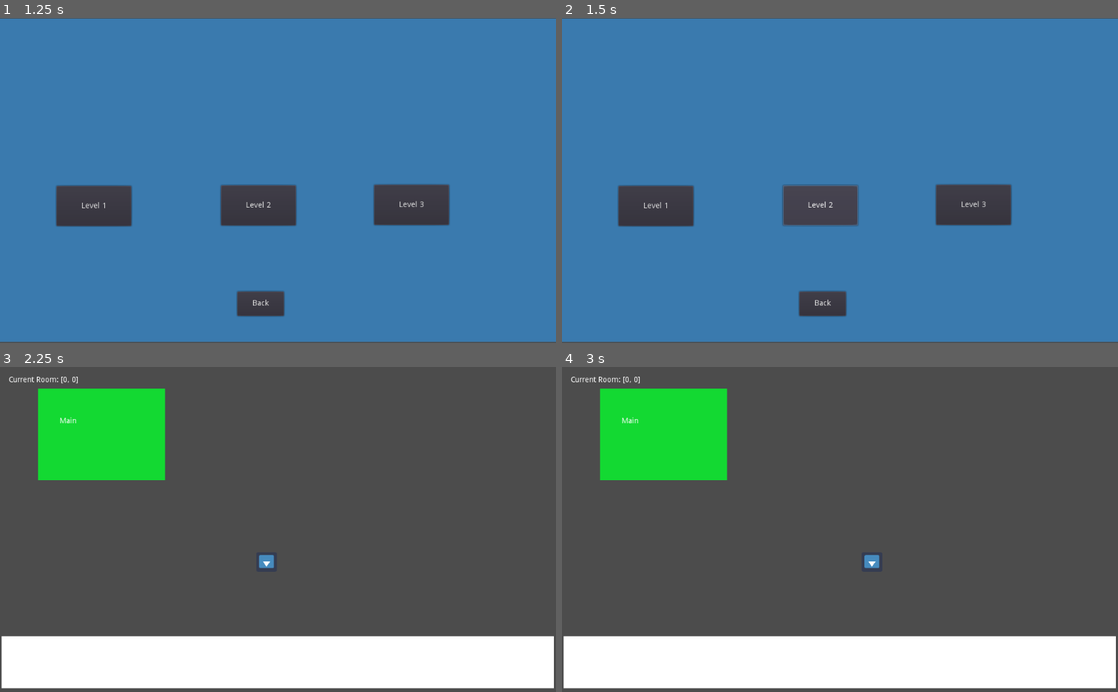
Above: before the commit, frames 1-4 (two rows, left to right).
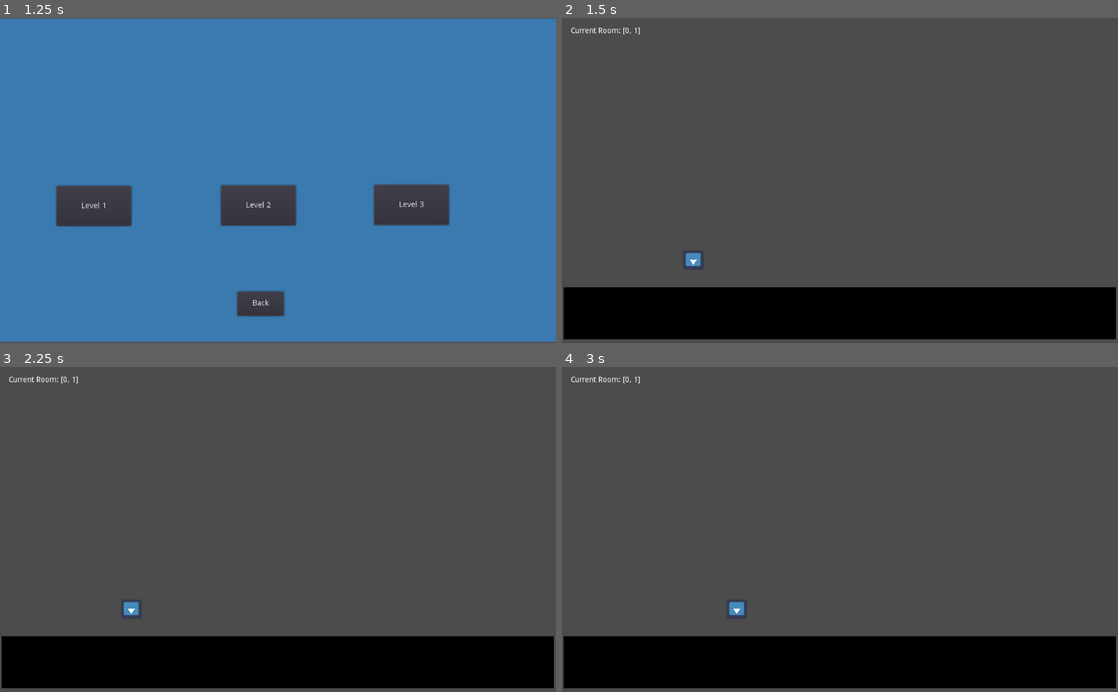
Above: after the commit, the same moments.

Repository: nygren23/GameJam2022
Game: Godot game, scene res://StartScreen.tscn
The game is run twice, just before and just after one commit, with the same random seed, the same clock (stepped at 60 frames per second) and the same inputs. The engine's default icon, where the game draws it, is replaced by a stand-in: a white triangle on a blue panel in a dark square.
Inputs (mouse positions are in pixels of both pictures, inside the frame that each line leads up to):
- Up to frame 1 (1.25 s): click "Level Select" at 0.5 s
- Up to frame 2 (1.5 s): click "Level 2" at 1.25 s
- Up to frame 3 (2.25 s): click (94, 555) at 2 s, where only the run before the commit has a clickable "Level 1"
- Up to frame 4 (3 s): tap Enter at 2.75 s; hold D (move_right) from 2.78 s (still down); tap Space (spacebar) at 2.85 s

Frame 1 is identical in both runs. In frame 2, 95% of the frame differs, in the area x 0-100%, y 0-100%; in frame 3, 23%; in frame 4, 23%.
Error in both runs: Attempt to call function 'play' in base 'null instance' on a null instance. (res://Player.gd:26)

Commit message:
added level 2

Diff:
--- a/CrossRoom.gd
+++ b/CrossRoom.gd
@@ -21,8 +21,6 @@
 		var objective = preload("res://Objective.tscn").instance()
 		objective.position = Vector2 (250, 75)
 		add_child(objective)
-
-
 
 	$UI/Position.text = "Current Room: " +  str(Global.curPos)
 
--- a/EndScene.tscn
+++ b/EndScene.tscn
@@ -17,11 +17,11 @@
 margin_bottom = 141.0
 text = "You Died. Too much caffiene"
 
-[node name="Button" type="Button" parent="."]
+[node name="MainMenu" type="Button" parent="."]
 margin_left = 410.0
 margin_top = 219.0
 margin_right = 579.0
 margin_bottom = 273.0
 text = "Main Menu"
 
-[connection signal="pressed" from="Button" to="." method="_on_Button_pressed"]
+[connection signal="pressed" from="MainMenu" to="." method="_on_Button_pressed"]
--- a/GlobalStats.gd
+++ b/GlobalStats.gd
@@ -4,7 +4,14 @@
 
 ####### Constants #########
 var level
-var mainLocation = [0,0]
+var map
+var metadata
+var mainLocation
+var dimensions
+var curPos
+
+var mainLocation1 = [0,0]
+var mainLocation2 = [0,1]
 
 """
 M - Main
@@ -14,22 +21,30 @@
 """
 #var map = [[preload('res://RoomChunk.gd').new().set_Params(["M", false, false]), preload('res://RoomChunk.gd').new().set_Params(["H", false, false])],
 #				[preload('res://RoomChunk.gd').new().set_Params(["H", false, false]), preload('res://RoomChunk.gd').new().set_Params(["V", false, true])]]
-var map = [["M", "H", "X"],
+var map1 = [["M", "H", "X"],
 			["X", "H", "X"],
 			["X", "H", "H"]]
 
-var dimensions = [map.size(), map[0].size()]
+var map2 = [["X", "M", "X", "X"],
+			["V", "X", "V", "V"],
+			["X", "X", "X", "X"],
+			["X", "X", "X", "X"]]
 
 
 # [enemy, objective, "LRUD"]
-var metadata = [[[false, false, "0000"], [false, false, "0000"], [false, false, "0110"]],
+var metadata1 = [[[false, false, "0000"], [false, false, "0000"], [false, false, "0110"]],
 				[[false, false, "1010"], [false, false, "0000"], [false, false, "0101"]],
 				[[false, false, "1001"], [false, false, "0000"], [false, true, "0000"]]]
+
+
+var metadata2 = [[[false, true, "1110"], [false, false, "0000"], [false, false, "0010"], [false, false, "0110"]],
+				[[false, false, "0000"], [false, false, "1110"], [false, false, "0000"], [false, false, "0000"]],
+				[[false, false, "1000"], [false, false, "0001"], [false, false, "0000"], [false, true, "0101"]],
+				[[false, false, "1001"], [false, false, "0111"], [false, false, "1001"], [false, true, "0111"]]]
 
 var objectiveGet = false
 var lastDirection = "Right";
 
-var curPos = [mainLocation[0], mainLocation[1]]
 var timer_time_left = 2000
 var gameOver = false
 var youLose = false
--- a/Main.tscn
+++ b/Main.tscn
@@ -6,25 +6,20 @@
 [ext_resource path="res://Objective.tscn" type="PackedScene" id=4]
 
 [sub_resource type="RectangleShape2D" id=1]
-extents = Vector2( 13.3125, 78 )
+extents = Vector2( 13.3125, 127.5 )
 
 [sub_resource type="RectangleShape2D" id=2]
 extents = Vector2( 508.25, 47 )
-
-[sub_resource type="ShaderMaterial" id=3]
 
 [node name="Main" type="Node2D"]
 script = ExtResource( 2 )
 objective_scene = ExtResource( 4 )
 
-[node name="Player" parent="." instance=ExtResource( 1 )]
-position = Vector2( 225, 107 )
-
 [node name="TransitionRight" type="Area2D" parent="."]
 position = Vector2( 1010, 314 )
 
 [node name="Hitbox" type="CollisionShape2D" parent="TransitionRight"]
-position = Vector2( 2, -2 )
+position = Vector2( 2, 47.5 )
 shape = SubResource( 1 )
 
 [node name="StaticBody2D" type="StaticBody2D" parent="."]
@@ -43,14 +38,7 @@
 margin_right = -203.0
 margin_bottom = 706.0
 rect_scale = Vector2( 1.65604, 0.248349 )
-
-[node name="ColorRect" type="ColorRect" parent="."]
-material = SubResource( 3 )
-margin_left = 70.0
-margin_top = 40.0
-margin_right = 304.0
-margin_bottom = 209.0
-color = Color( 0.0784314, 0.854902, 0.2, 1 )
+color = Color( 0, 0, 0, 1 )
 
 [node name="UI" parent="." instance=ExtResource( 3 )]
 margin_left = -3.0
@@ -58,14 +46,7 @@
 margin_right = 11.0
 margin_bottom = 2.0
 
-[node name="Label" type="Label" parent="."]
-margin_left = 110.0
-margin_top = 93.0
-margin_right = 239.0
-margin_bottom = 154.0
-text = "Main"
-
-[node name="ObjectSpawn" type="Position2D" parent="."]
-position = Vector2( 100, 100 )
+[node name="Player" parent="." instance=ExtResource( 1 )]
+position = Vector2( -24, 194 )
 
 [connection signal="body_entered" from="TransitionRight" to="." method="_on_Area2D_body_entered"]
--- a/RoomChunk.gd
+++ b/RoomChunk.gd
@@ -28,8 +28,6 @@
 
 
 func decideNextRoom(curPos):
-	#print(curPos)
-
 	if curPos[0]<0 or curPos[1]<0:
 		return null
 
--- a/StartScreen.gd
+++ b/StartScreen.gd
@@ -23,4 +23,19 @@
 
 func _on_L1_pressed():
 	Global.level = 1
+	Global.map = Global.map1
+	Global.metadata = Global.metadata1
+	Global.mainLocation = Global.mainLocation1
+	Global.dimensions = [Global.map.size(), Global.map[0].size()]
+	Global.curPos = [Global.mainLocation[0], Global.mainLocation[1]]
 	get_tree().change_scene("res://Main.tscn")
+
+
+func _on_L2_pressed():
+	Global.level = 2
+	Global.map = Global.map2
+	Global.metadata = Global.metadata2
+	Global.mainLocation = Global.mainLocation2
+	Global.dimensions = [Global.map.size(), Global.map[0].size()]
+	Global.curPos = [Global.mainLocation[0], Global.mainLocation[1]]
+	get_tree().change_scene("res://Main.tscn")
--- a/StartScreen.tscn
+++ b/StartScreen.tscn
@@ -67,4 +67,5 @@
 
 [connection signal="pressed" from="Level Select" to="." method="_on_Level_Select_pressed"]
 [connection signal="pressed" from="L1" to="." method="_on_L1_pressed"]
+[connection signal="pressed" from="L2" to="." method="_on_L2_pressed"]
 [connection signal="pressed" from="Back" to="." method="_on_Back_pressed"]
Not shown: 1 places in Main.tscn that only renumber resources
